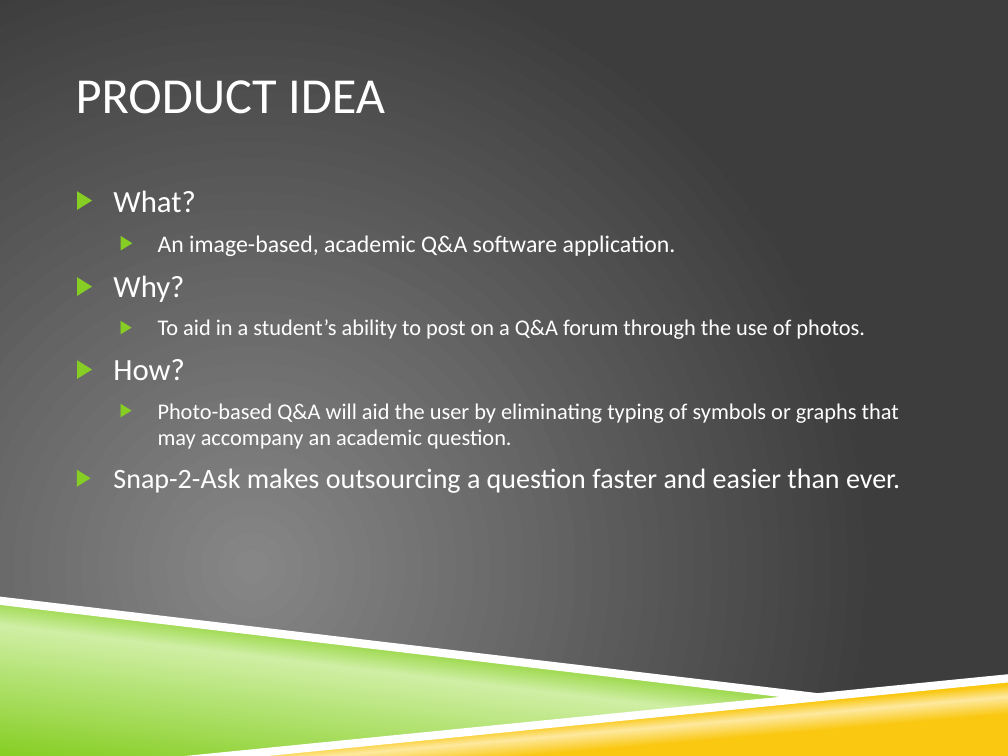
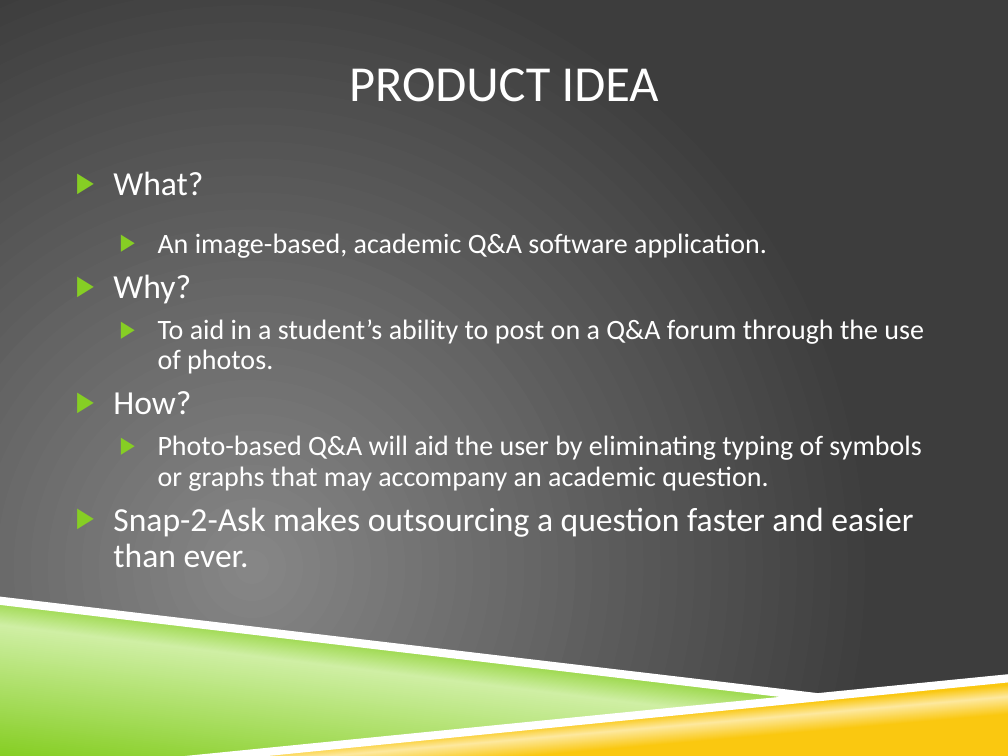
Before and after one commit to razfriman/Snap2Ask, a slide deck: slide 3 of Proposal_Concise.pptx. Drawn at 1008x756 pixels with LibreOffice and Linux fonts; fonts in the diff are those of the drawing; background and template pictures are left out. Boxes give left, top, right and bottom in pixels: in the first picture for what was removed or moved away, otherwise in the second. Text is boxed around its words. In the diff, an @@ line names an element or a change of style, - is before the commit and + after.

Commit message:
bigger font

```diff
--- a/Proposal_Concise.pptx
+++ b/Proposal_Concise.pptx
@@ title "PRODUCT IDEA": place and size @@
-title "PRODUCT IDEA" at box(76, 80, 385, 114)
+title "PRODUCT IDEA" at box(349, 68, 659, 102)
@@ title "PRODUCT IDEA" at box(349, 68, 659, 102): alignment left to centre @@
@@ text "What?": place and size @@
-text "What?" at box(113, 190, 900, 493)
+text "What?" at box(113, 171, 924, 567)
@@ text "What?" at box(113, 171, 924, 567): size 22 to 24 pt in "What?", "Why?", "How?"; size 17 to 20 pt in "An image-based, academic Q&A software application."; size 16 to 20 pt in "To aid in a student’s ability to ...", "Photo-based Q&A will aid the user by ..."; size 20 to 24 pt in "Snap-2-Ask makes outsourcing a question faster and ..."; line spacing 1 to 0.9; line spacing 1 to 1.4 @@
```
Also in this commit, not shown: 9 other slides changed.
